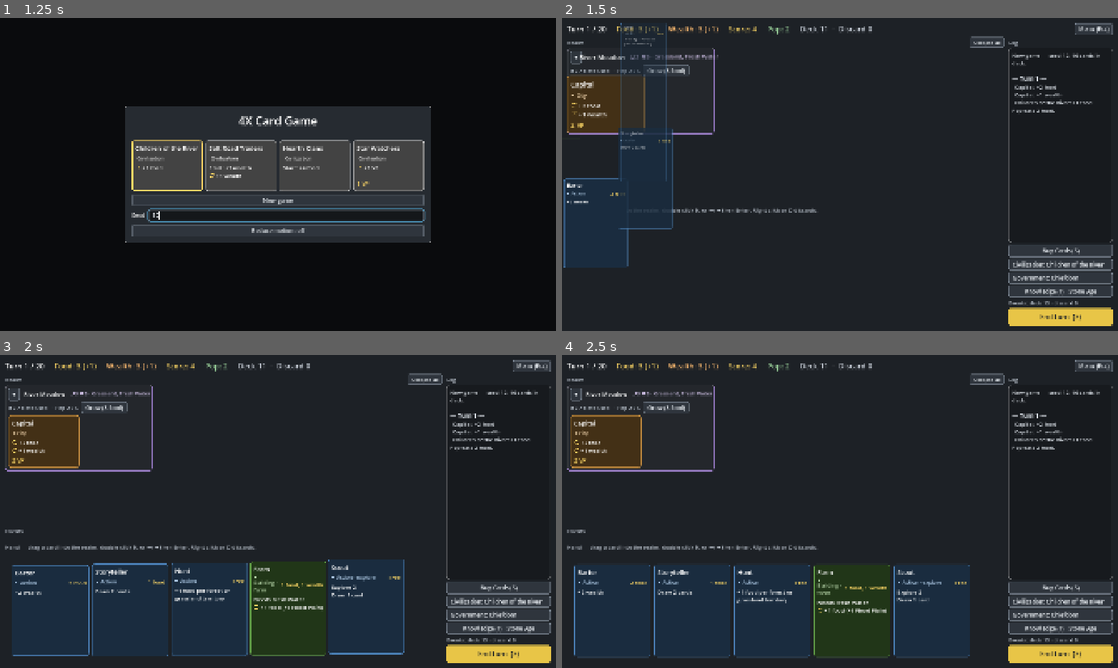
Above: before the commit, frames 1-4 (two rows, left to right).
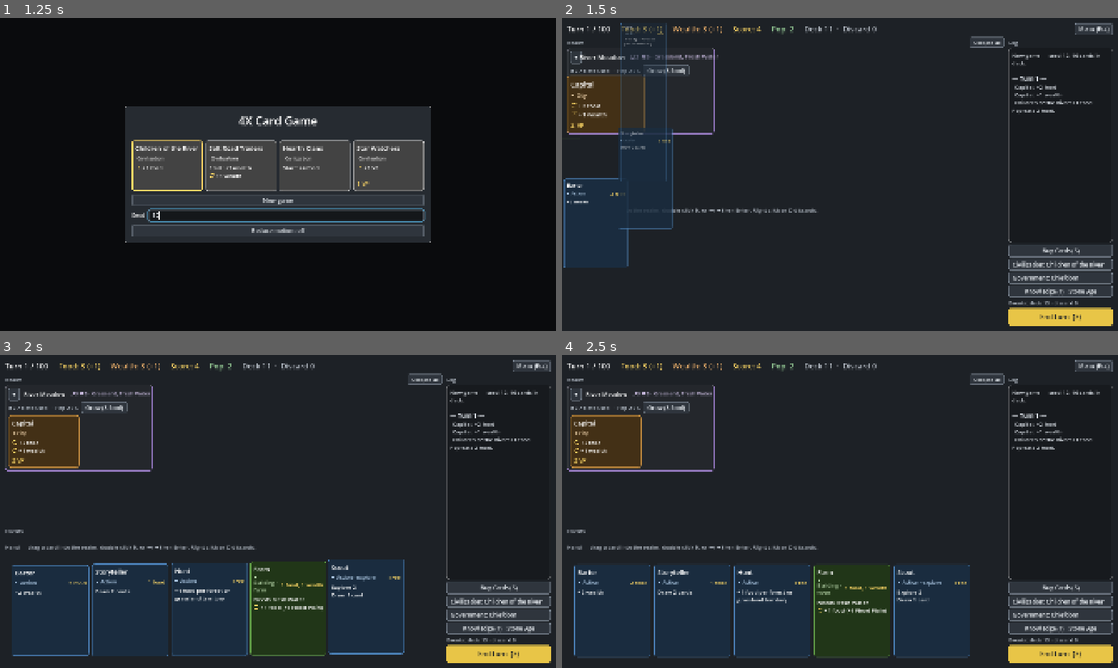
Above: after the commit, the same moments.

Repository: r888888888/4x-card-game
Game: Godot game, scene res://ui/main.tscn
Same seed, same stepped clock (60 frames per second), same inputs: the game is played once before the commit and once after it.
Inputs (mouse positions are in pixels of both pictures, inside the frame that each line leads up to):
- Up to frame 1 (1.25 s): click (283, 215) at 0.52 s; type "12" at 0.6 s
- Up to frame 2 (1.5 s): click "New game" at 1.25 s
- Up to frame 3 (2 s): no input
- Up to frame 4 (2.5 s): tap Enter (ui_accept) at 2 s; drag from (650, 395) to (895, 442) at 2.02 s

Frame 1 is identical in both runs. In frame 2, 0.4% of the frame differs, in the area x 6-57%, y 2-6%; in frame 3, 0.4%; in frame 4, 0.4%.

Commit message:
066: 100 turns, territory deck x5, supply piles x3
Co-Authored-By: Claude Opus 5.5 <noreply@anthropic.com>

Diff:
--- a/data/config.json
+++ b/data/config.json
@@ -5,7 +5,7 @@
     "hills", "desert", "grassland"
   ],
   "resource_keywords": ["gold", "tin", "copper"],
-  "turn_limit": 20,
+  "turn_limit": 100,
   "hand_size": 5,
   "hand_limit": 7,
   "deck_model": "fixed",
@@ -30,24 +30,24 @@
     "hunt": 1
   },
   "supply": {
-    "scout": { "price": 2, "count": 2 },
-    "settler": { "price": 3, "count": 2 },
-    "research": { "price": 3, "count": 2 },
-    "hunt": { "price": 2, "count": 2 },
-    "winnow": { "price": 2, "count": 2 },
-    "fishing_huts": { "price": 2, "count": 2 },
-    "quarry": { "price": 2, "count": 2 },
-    "shrine": { "price": 2, "count": 2 },
-    "granary": { "price": 2, "count": 4, "locked": true },
-    "pasture": { "price": 2, "count": 2, "locked": true },
-    "mine": { "price": 2, "count": 2, "locked": true },
-    "temple": { "price": 3, "count": 2, "locked": true },
-    "caravan": { "price": 2, "count": 2, "locked": true },
+    "scout": { "price": 2, "count": 6 },
+    "settler": { "price": 3, "count": 6 },
+    "research": { "price": 3, "count": 6 },
+    "hunt": { "price": 2, "count": 6 },
+    "winnow": { "price": 2, "count": 6 },
+    "fishing_huts": { "price": 2, "count": 6 },
+    "quarry": { "price": 2, "count": 6 },
+    "shrine": { "price": 2, "count": 6 },
+    "granary": { "price": 2, "count": 12, "locked": true },
+    "pasture": { "price": 2, "count": 6, "locked": true },
+    "mine": { "price": 2, "count": 6, "locked": true },
+    "temple": { "price": 3, "count": 6, "locked": true },
+    "caravan": { "price": 2, "count": 6, "locked": true },
     "monument": { "price": 3, "count": 1, "locked": true },
     "forge": { "price": 3, "count": 1, "locked": true },
     "library": { "price": 3, "count": 1, "locked": true },
-    "market": { "price": 3, "count": 2, "locked": true },
-    "harbor": { "price": 3, "count": 2, "locked": true }
+    "market": { "price": 3, "count": 6, "locked": true },
+    "harbor": { "price": 3, "count": 6, "locked": true }
   },
   "event_deck": {
     "solstice_rites": 1,
@@ -81,16 +81,16 @@
   "era_unlocks": { "2": { "pop": 8, "wealth": 15 } },
   "era_names": { "1": "Stone Age", "2": "Bronze Age", "3": "Iron Age" },
   "territory_deck": {
-    "plains": 1,
-    "river_valley": 1,
-    "lakeshore": 1,
-    "floodplain_delta": 1,
-    "bay": 1,
-    "hills": 2,
-    "highlands": 1,
-    "woodland": 1,
-    "rainforest": 1,
-    "dunes": 1
+    "plains": 5,
+    "river_valley": 5,
+    "lakeshore": 5,
+    "floodplain_delta": 5,
+    "bay": 5,
+    "hills": 10,
+    "highlands": 5,
+    "woodland": 5,
+    "rainforest": 5,
+    "dunes": 5
   },
   "territory_resources": {
     "hills": [
--- a/sim/sim_stats.gd
+++ b/sim/sim_stats.gd
@@ -59,7 +59,7 @@
 	var stats := run(data.cards, data.config, seeds)
 	var lines: Array[String] = ["%d seeds (1-%d)" % [seed_count, seed_count]]
 	for m in METRICS:
-		lines.append("%-7s mean %6.2f  min %3d  max %3d" % [m, stats[m].mean, stats[m].min, stats[m].max])
+		lines.append("%-8s mean %6.2f  min %3d  max %3d" % [m, stats[m].mean, stats[m].min, stats[m].max])
 	return {"code": 0, "lines": lines}
 
 
